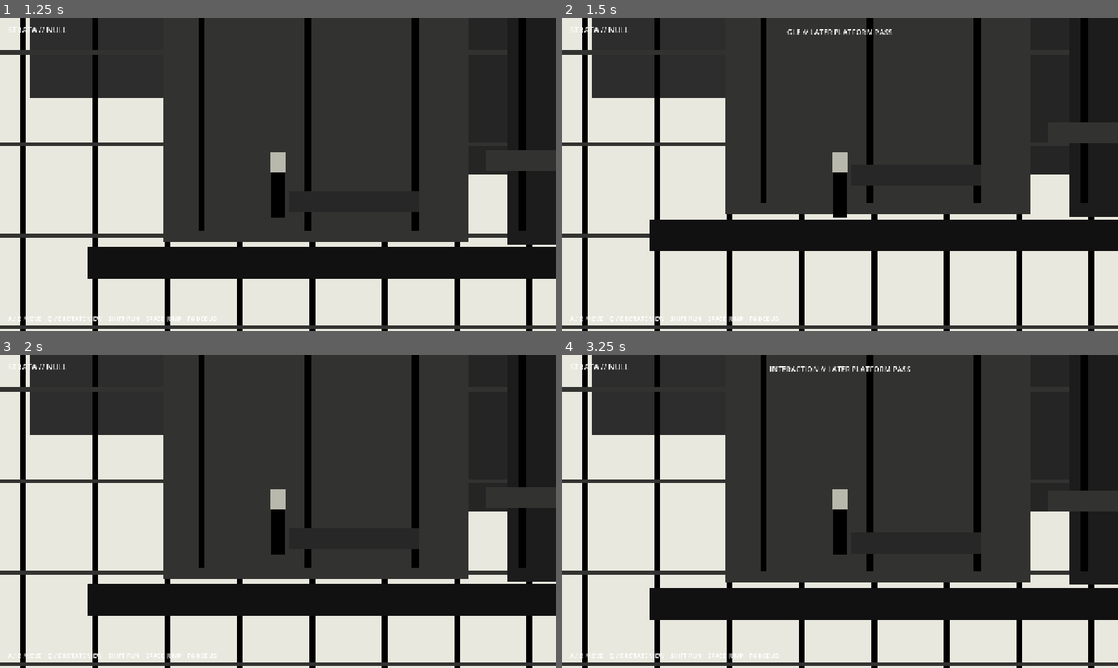
Above: before the commit, frames 1-4 (two rows, left to right).
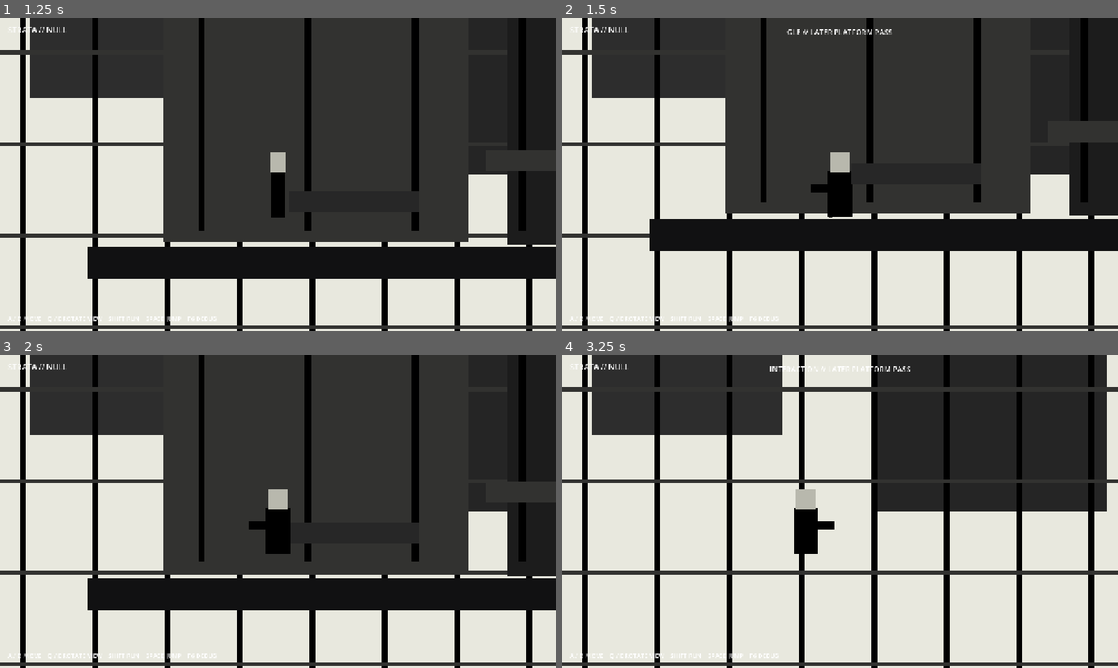
Above: after the commit, the same moments.

Repository: qcimport1337-sketch/STRATA_NULL_BUILD
Game: Godot game, scene res://scenes/main.tscn
Same seed, same stepped clock (60 frames per second), same inputs: the game is played once before the commit and once after it.
Inputs (mouse positions are in pixels of both pictures, inside the frame that each line leads up to):
- Up to frame 1 (1.25 s): move the mouse to (400, 158) at 0.52 s; hold D (move_right) from 0.53 s (still down); tap F (interact) at 0.6 s; tap Space (jump) at 0.77 s
- Up to frame 2 (1.5 s): move the mouse to (728, 190) at 1.27 s; release D (move_right) at 1.28 s; hold S (move_back) from 1.28 s (still down); click (728, 190) at 1.35 s
- Up to frame 3 (2 s): keep holding S (move_back); tap Space (jump) at 1.52 s
- Up to frame 4 (3.25 s): move the mouse to (895, 442) at 2.02 s; release S (move_back) at 2.03 s; hold D (move_right) 2.03-2.78 s; hold Shift (sprint) 2.03-2.78 s; move the mouse to (812, 574) at 2.77 s; hold W (move_forward) from 2.78 s (still down); tap F (interact) at 2.85 s; tap Space (jump) at 3.02 s

Frame 1 is identical in both runs. In frame 2, 0.8% of the frame differs, in the area x 15-100%, y 32-65%; in frame 3, 4.0%; in frame 4, 36%, in the area x 15-100%, y 0-85%.
Error after the commit: Invalid call. Nonexistent function 'set_traversal_plane' in base 'CharacterBody3D (StrataPlayer)'. (res://scripts/main.gd:178)

Commit message:
Enable full screen-relative WASD depth movement

Diff:
--- a/scripts/player.gd
+++ b/scripts/player.gd
@@ -13,29 +13,17 @@
 var game: Node
 var camera: Camera3D
 var spawn_position := Vector3.ZERO
-var plane_tangent := Vector3.RIGHT
-var plane_normal := Vector3.BACK
-var plane_anchor := Vector3.ZERO
 var _fire_cooldown := 0.0
 
 func setup(p_camera: Camera3D, p_game: Node) -> void:
     camera = p_camera
     game = p_game
     spawn_position = global_position
-    set_traversal_plane(Vector3.RIGHT, global_position)
-
-func set_traversal_plane(tangent: Vector3, anchor: Vector3) -> void:
-    var t := tangent
-    t.y = 0.0
-    if t.length_squared() < 0.001:
-        return
-    plane_tangent = t.normalized()
-    plane_normal = Vector3(-plane_tangent.z, 0.0, plane_tangent.x).normalized()
-    plane_anchor = anchor
-    if game != null and game.has_method("on_player_plane_changed"):
-        game.on_player_plane_changed(plane_tangent)
 
 func _physics_process(delta: float) -> void:
+    if camera == null:
+        return
+
     _fire_cooldown = maxf(0.0, _fire_cooldown - delta)
 
     if not is_on_floor():
@@ -43,26 +31,36 @@
     elif Input.is_action_just_pressed("jump"):
         velocity.y = jump_velocity
 
-    var axis := Input.get_axis("move_left", "move_right")
+    # Screen-relative 3D movement:
+    # A/D = left/right on screen
+    # W   = deeper into the world
+    # S   = back toward the viewer
+    var input_vec := Input.get_vector("move_left", "move_right", "move_forward", "move_back")
+
+    var cam_right: Vector3 = camera.global_transform.basis.x
+    cam_right.y = 0.0
+    cam_right = cam_right.normalized()
+
+    var cam_forward: Vector3 = -camera.global_transform.basis.z
+    cam_forward.y = 0.0
+    cam_forward = cam_forward.normalized()
+
+    var desired_dir: Vector3 = cam_right * input_vec.x + cam_forward * -input_vec.y
+    if desired_dir.length_squared() > 1.0:
+        desired_dir = desired_dir.normalized()
+
     var target_speed := run_speed if Input.is_action_pressed("sprint") else walk_speed
-    var desired_speed := axis * target_speed
-    var current_speed := velocity.dot(plane_tangent)
+    var desired_vel: Vector3 = desired_dir * target_speed
     var accel := acceleration if is_on_floor() else acceleration * air_control_ratio
-    var new_speed := move_toward(current_speed, desired_speed, accel * delta)
-    var vertical := velocity.y
-    velocity = plane_tangent * new_speed
-    velocity.y = vertical
 
-    if absf(axis) > 0.05:
-        var face_dir: Vector3 = plane_tangent * signf(axis)
-        rotation.y = lerp_angle(rotation.y, atan2(-face_dir.x, -face_dir.z), clampf(delta * 12.0, 0.0, 1.0))
+    velocity.x = move_toward(velocity.x, desired_vel.x, accel * delta)
+    velocity.z = move_toward(velocity.z, desired_vel.z, accel * delta)
+
+    if desired_dir.length_squared() > 0.02:
+        var target_yaw := atan2(-desired_dir.x, -desired_dir.z)
+        rotation.y = lerp_angle(rotation.y, target_yaw, clampf(delta * 12.0, 0.0, 1.0))
 
     move_and_slide()
-
-    # Keep the player physically on the current local 2D traversal plane.
-    var offset := global_position - plane_anchor
-    var drift := offset.dot(plane_normal)
-    global_position -= plane_normal * drift
 
     if global_position.y < -18.0:
         reconstruct()
@@ -88,7 +86,6 @@
     health = max_health
     global_position = spawn_position
     velocity = Vector3.ZERO
-    set_traversal_plane(Vector3.RIGHT, spawn_position)
     if game != null:
         game.show_status("RECONSTRUCTED", 1.5)
 
@@ -96,9 +93,7 @@
     return {
         "position": [global_position.x, global_position.y, global_position.z],
         "rotation_y": rotation.y,
-        "health": health,
-        "plane_tangent": [plane_tangent.x, plane_tangent.y, plane_tangent.z],
-        "plane_anchor": [plane_anchor.x, plane_anchor.y, plane_anchor.z]
+        "health": health
     }
 
 func restore(data: Dictionary) -> void:
@@ -107,11 +102,4 @@
         global_position = Vector3(float(p[0]), float(p[1]), float(p[2]))
     rotation.y = float(data.get("rotation_y", rotation.y))
     health = int(data.get("health", max_health))
-    var t = data.get("plane_tangent", [])
-    var a = data.get("plane_anchor", [])
-    if t is Array and t.size() == 3 and a is Array and a.size() == 3:
-        set_traversal_plane(
-            Vector3(float(t[0]), float(t[1]), float(t[2])),
-            Vector3(float(a[0]), float(a[1]), float(a[2]))
-        )
     velocity = Vector3.ZERO
